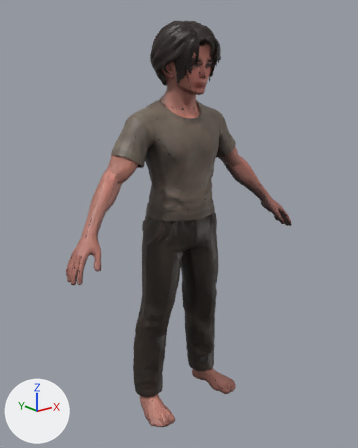
One commit to the Blender file Extras/ThorvayneHero_source.blend: the scene before it, then after it.
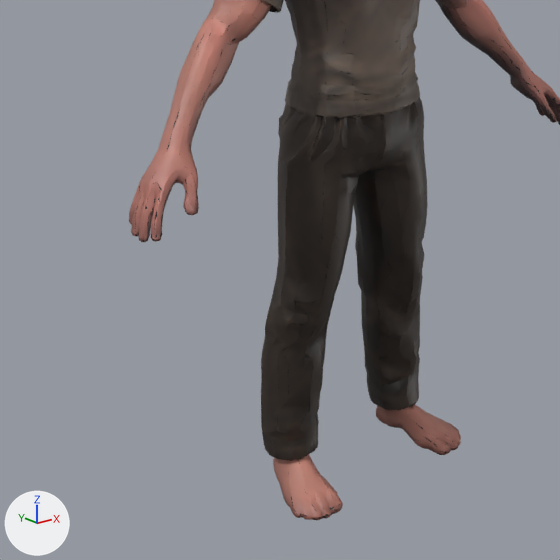
Old and new are each drawn whole from a 50 mm lens placed at (-1.402, -1.721, 1.623), pointed at (-0.127, -0.128, 0.986) and again close up on the part from 0% to 80% of the width and 36% to 100% of the height. Every picture has the same lights, and +X, +Y and +Z are marked at lower left. The older version's two pictures come first. The close-ups show mesh edges as thin lines.

Objects in the first close-up: 'HeroMesh'.
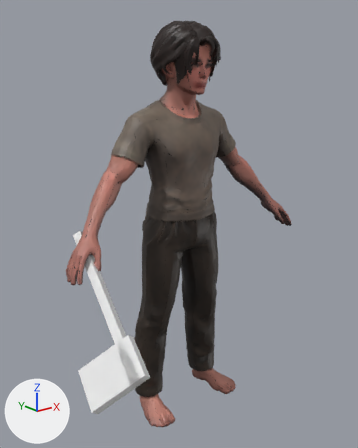
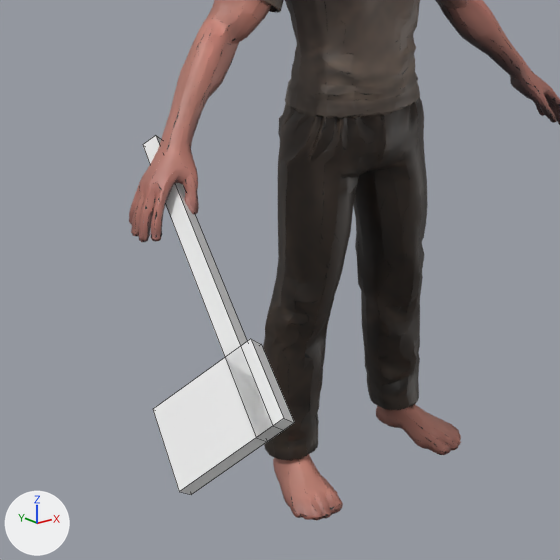
The change in detail:
Material 'AxeMetal' (mat_axemetal) is new.
Its base color is (0.8, 0.8, 0.8) (white #e7e7e7).
Material 'AxeWood' (mat_axewood) is new.
Its base color is (0.8, 0.8, 0.8) (white #e7e7e7).
Mesh me_axe is new.
It consists of a box spanning x -0.018..0.018, y -0.12..0.58, z -0.018..0.018, material slot 0; a box spanning x -0.018..0.018, y 0.42..0.58, z -0.04..0.18, material slot 1.
It uses material mat_axewood (white #e7e7e7).
It uses material mat_axemetal (white #e7e7e7).
Object 'Axe' (ob_axe) is new; it shows me_axe.
Its location is (-0.536, -0.057, 0.917).
Its rotation in degrees is (-143, 41, 14).

Changed parts and their boxes (x1, y1, x2, y2) in the close-ups (560 x 560 px):
'Axe', added: after (143, 135, 294, 495)
    faces in mat_axemetal (white #e7e7e7): (153, 339, 294, 495)
    faces in mat_axewood (white #e7e7e7): (143, 135, 282, 442)
